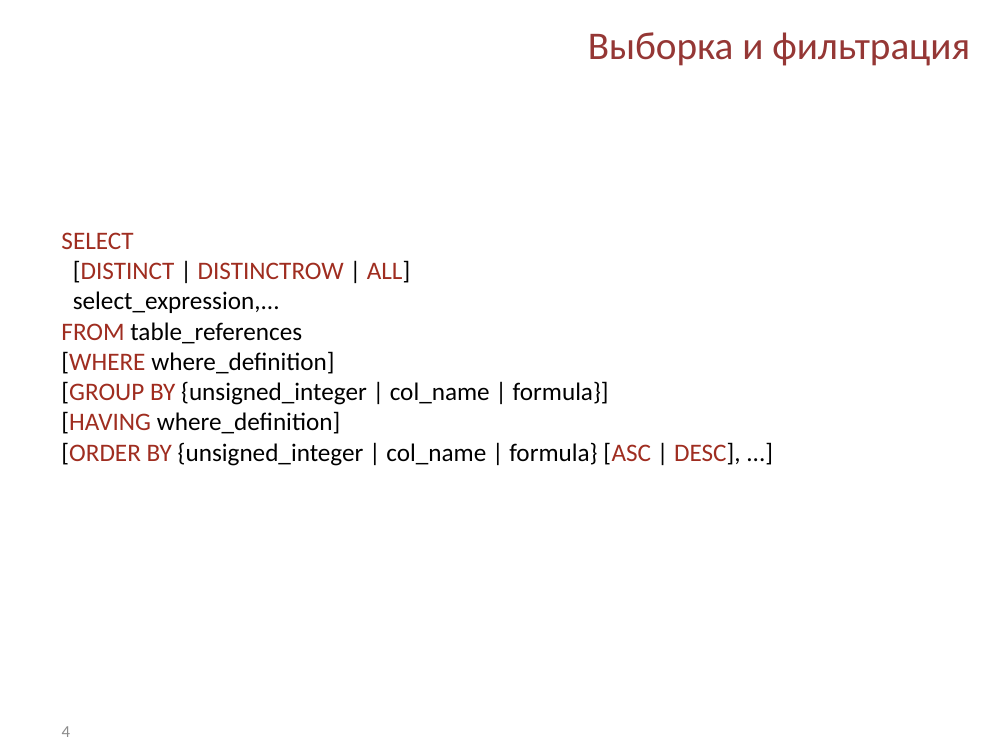
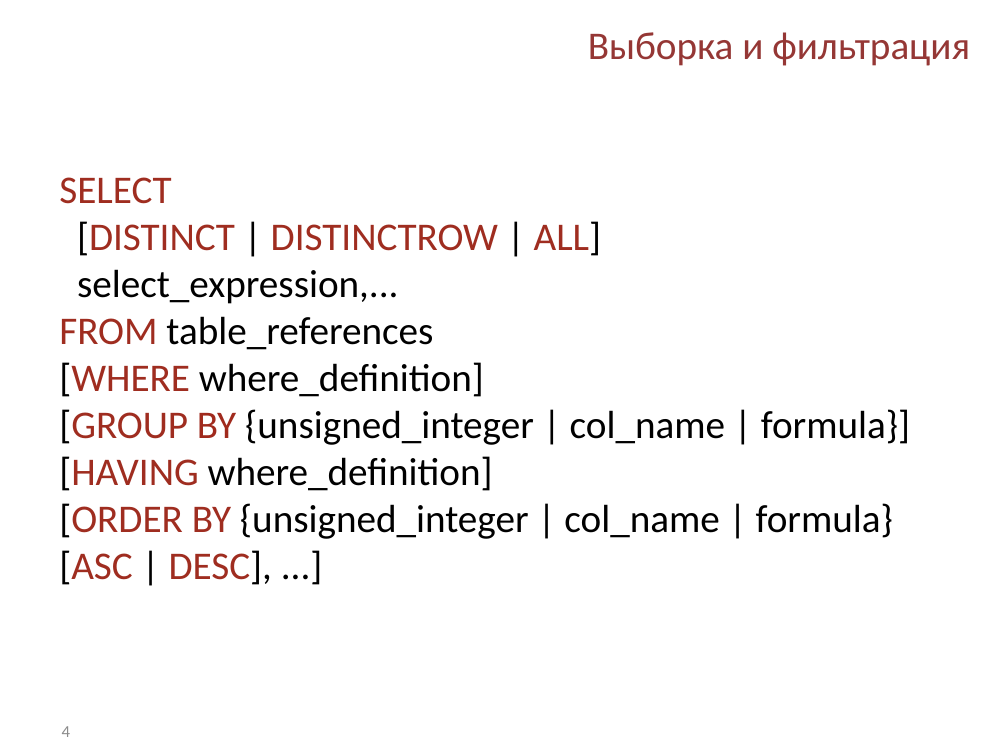
Before and after one commit to Kriger/DBaNT, a slide deck: slide 4 of Presentations/Lab_4_Smapling_and_filtering.pptx. Drawn at 1008x756 pixels with LibreOffice and Linux fonts; fonts in the diff are those of the drawing; background and template pictures are left out. Boxes give left, top, right and bottom in pixels: in the first picture for what was removed or moved away, otherwise in the second. Text is boxed around its words. In the diff, an @@ line names an element or a change of style, - is before the commit and + after.

```diff
--- a/Presentations/Lab_4_Smapling_and_filtering.pptx
+++ b/Presentations/Lab_4_Smapling_and_filtering.pptx
@@ text "SELECT": place and size @@
-text "SELECT" at [61,232,741,466]
+text "SELECT" at [59,177,910,585]
@@ text "SELECT" at [59,177,910,585]: size 18 to 28 pt @@
```
Also in this commit, not shown: 3 other slides changed, 5 other files.
